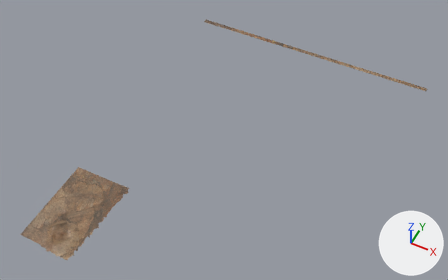
Before and after pictures for a commit that changed the FBX model Assets/Models/morro_de_arica_v4_opt.fbx.
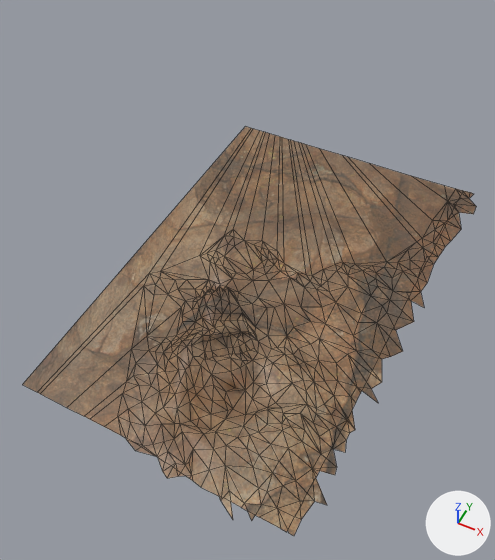
Each version is shown whole from a 50 mm camera at (1604.0, -3402.0, 4669.0) aimed at (-212.0, 232.0, 127.0), then close up from a 50 mm camera at (-714.0, -1906.0, 1037.0) aimed at (-1089.0, -1156.0, 100.0). The axes (+X, +Y, +Z) are drawn at lower right. The lights are the same throughout. The older version's two pictures come first. The close-ups show mesh edges as thin lines. Where no turn or scale is listed for an object, it has been applied to the vertices.
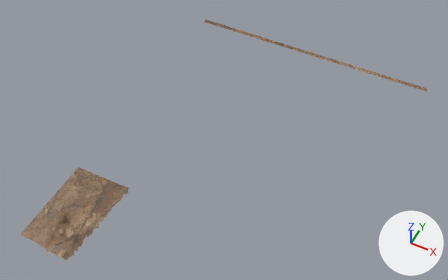
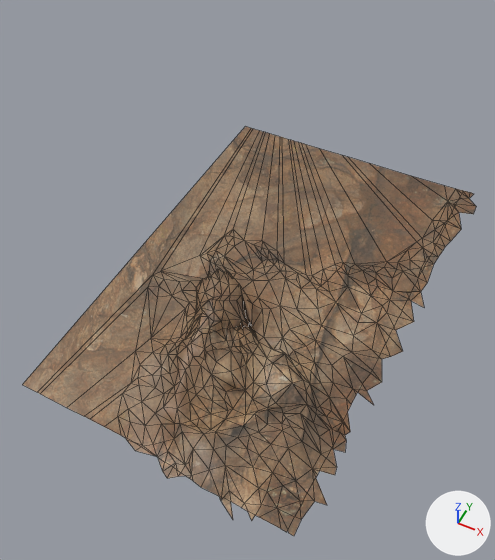
The edits, one by one:
me_object_0_002 is used by ob_object_0; location (-1552.0, -811.0, 0.0).
me_object_0_002 had 690 vertices, 1030 faces and spanned x 176.0..2934.0, y -729.0..2807.0, z -16.0..51.0.
me_object_0_002 now has 690 vertices, 1030 faces and spans x 176.0..2934.0, y -729.0..2807.0, z -16.0..93.0.
me_object_0_002 part 1: 177 of 690 vertices moved; they spanned x 235.0..757.0, y -580.0..-223.0, z -1.0..51.0 and now span x 244.0..751.0, y -580.0..-230.0, z -1.0..93.0; mean shift (1.0, -2.0, 16.0); largest move (444.0, -342.0, 11.0) -> (444.0, -342.0, 76.0).
me_object_0_002 part 2: texture (UV) coordinates of 935 of 1030 faces, centred in x 201.0..763.0, y -713.0..198.0, z -7.0..49.0, changed; they spanned u 0.1..0.53, v 0.02..0.67 and now span u 0.02..0.66, v 0.01..0.98.

Changed parts and their boxes [x1, y1, x2, y2] in the close-ups (495 x 560 px; the box of a moved part takes in the faces that stretch with it):
'Object_0', reshaped, surface changed: [22, 126, 476, 536] in both
part 1 of me_object_0_002, moved or reshaped: [22, 126, 382, 446] in both
part 2 of me_object_0_002, surface changed: [22, 126, 476, 535] in both
